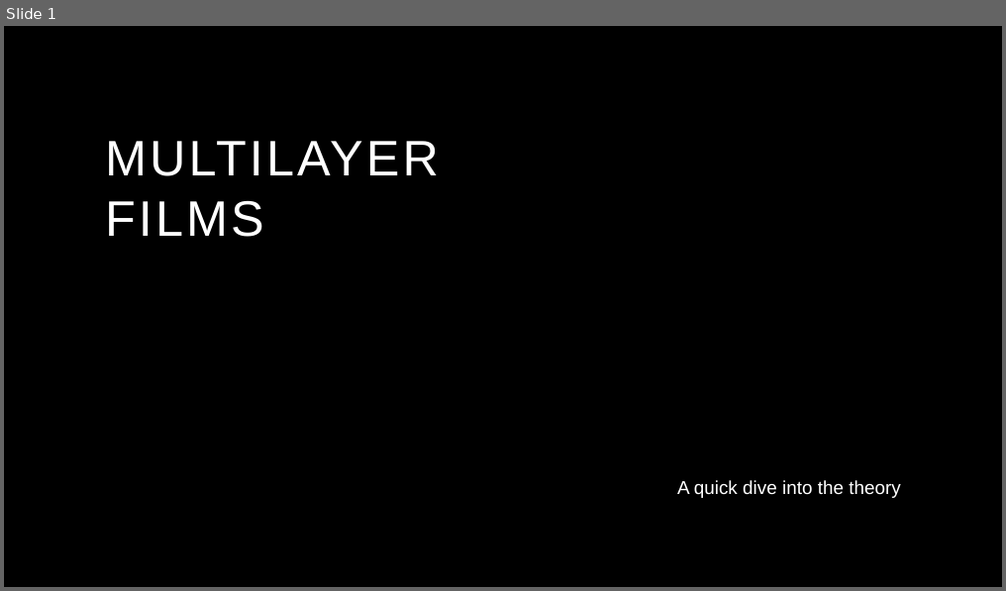
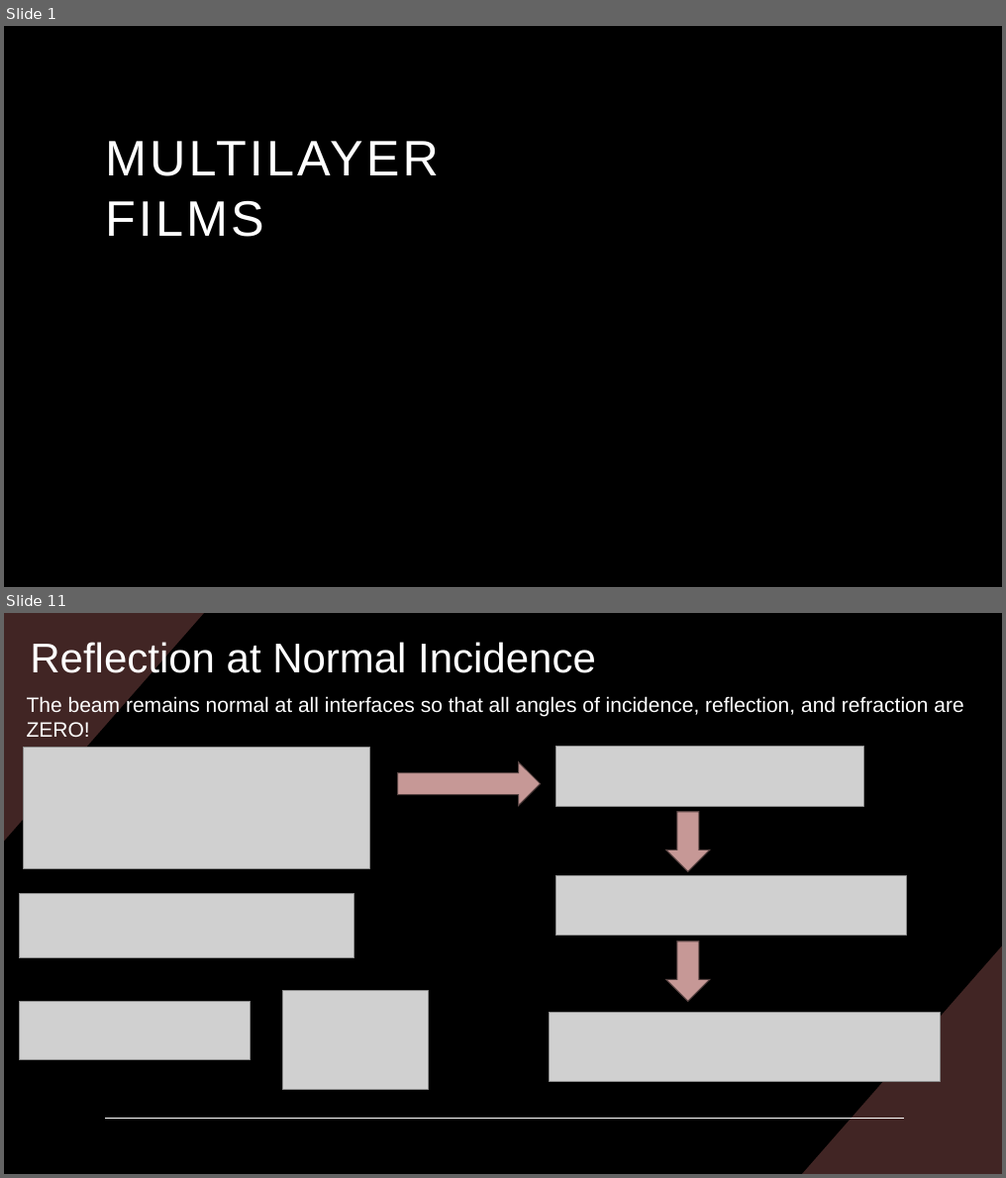
Before and after one commit to Collins-kariuk/Physics-Thesis-PDRCs, a slide deck: Presentations/Theory of Multilayer Films.pptx. Shown one above the other, each under a label of ours: slide 1 before the commit, slides 1 and 11 after it; the slides between them are not shown. The pictures are 1006x591 and 1006x1178 pixels, drawn with LibreOffice and Linux fonts; fonts in the diff are those of the drawing; grey boxes stand for pictures; background and template pictures are left out. Boxes give left, top, right and bottom in pixels: in the first picture for what was removed or moved away, otherwise in the second. Text is boxed around its words. In the diff, an @@ line names an element or a change of style, - is before the commit and + after.

```diff
--- a/Presentations/Theory of Multilayer Films.pptx
+++ b/Presentations/Theory of Multilayer Films.pptx
@@ slide 11 added at bbox=[4, 613, 1002, 1174], background #000000 @@
@@ freeform shape added at bbox=[4, 613, 204, 842], fill #412524 @@
@@ title added at bbox=[30, 639, 596, 680], 40 pt, text #FFFFFF @@
+Reflection at Normal Incidence
@@ text added at bbox=[27, 695, 963, 737], 20 pt, text #FFFFFF @@
+The beam remains normal at all interfaces so that all angles of incidence, reflection, and refraction are ZERO!
@@ picture added at bbox=[23, 747, 369, 869] @@
@@ picture added at bbox=[555, 746, 863, 805] @@
@@ right arrow added at bbox=[398, 761, 540, 805], fill #C69896, outline #574342 1 pt @@
@@ right arrow added at bbox=[666, 812, 710, 872], fill #C69896, outline #574342 1 pt @@
@@ picture added at bbox=[555, 875, 906, 936] @@
@@ picture added at bbox=[19, 894, 353, 959] @@
@@ right arrow added at bbox=[666, 942, 710, 1001], fill #C69896, outline #574342 1 pt @@
@@ freeform shape added at bbox=[802, 947, 1002, 1174], fill #412524 @@
@@ picture added at bbox=[282, 991, 428, 1090] @@
@@ picture added at bbox=[19, 1001, 251, 1059] @@
@@ picture added at bbox=[549, 1013, 940, 1082] @@
@@ line added from (105, 1118) to (904, 1118), #FFFFFF 1 pt @@
@@ slide 1 changed as well @@
@@ subtitle removed at bbox=[677, 480, 900, 498] @@
-A quick dive into the theory
```
Also in this commit, not shown: 2 other slides changed, 11 other slides added, 1 slide removed, 2 other files.
